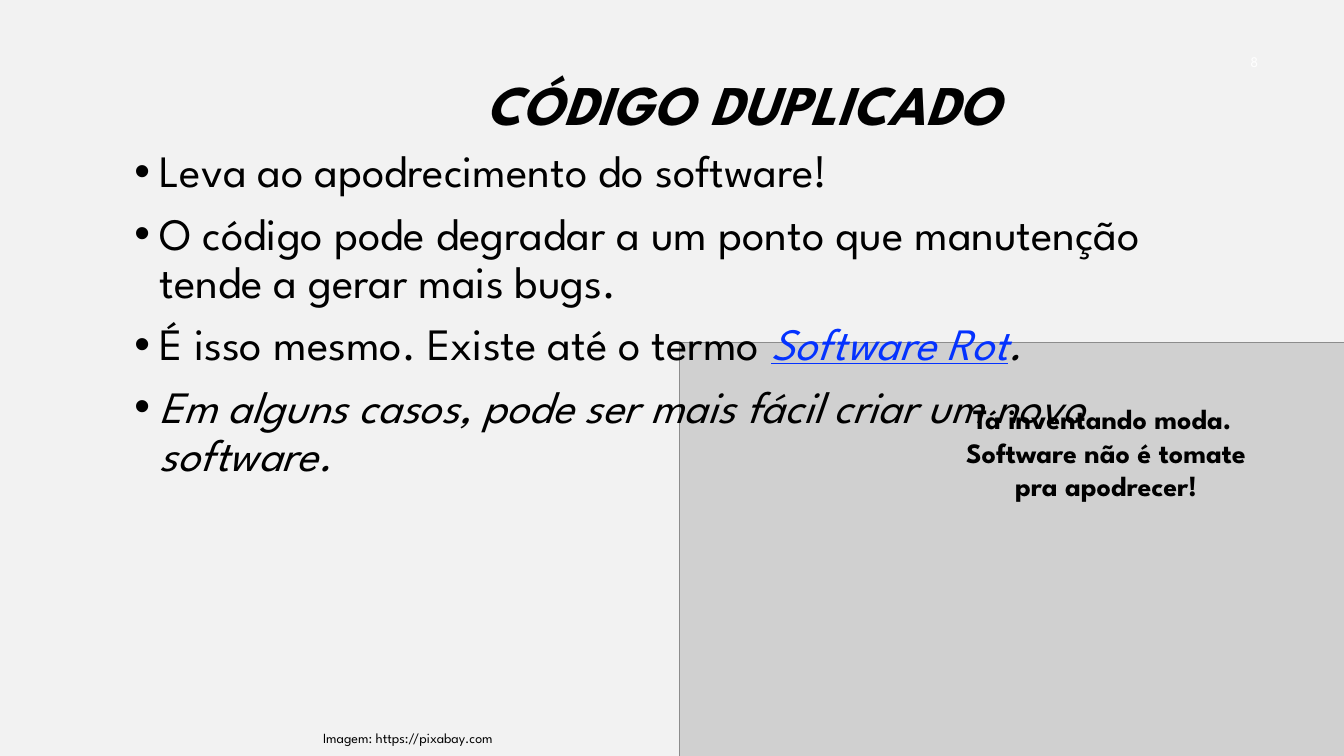
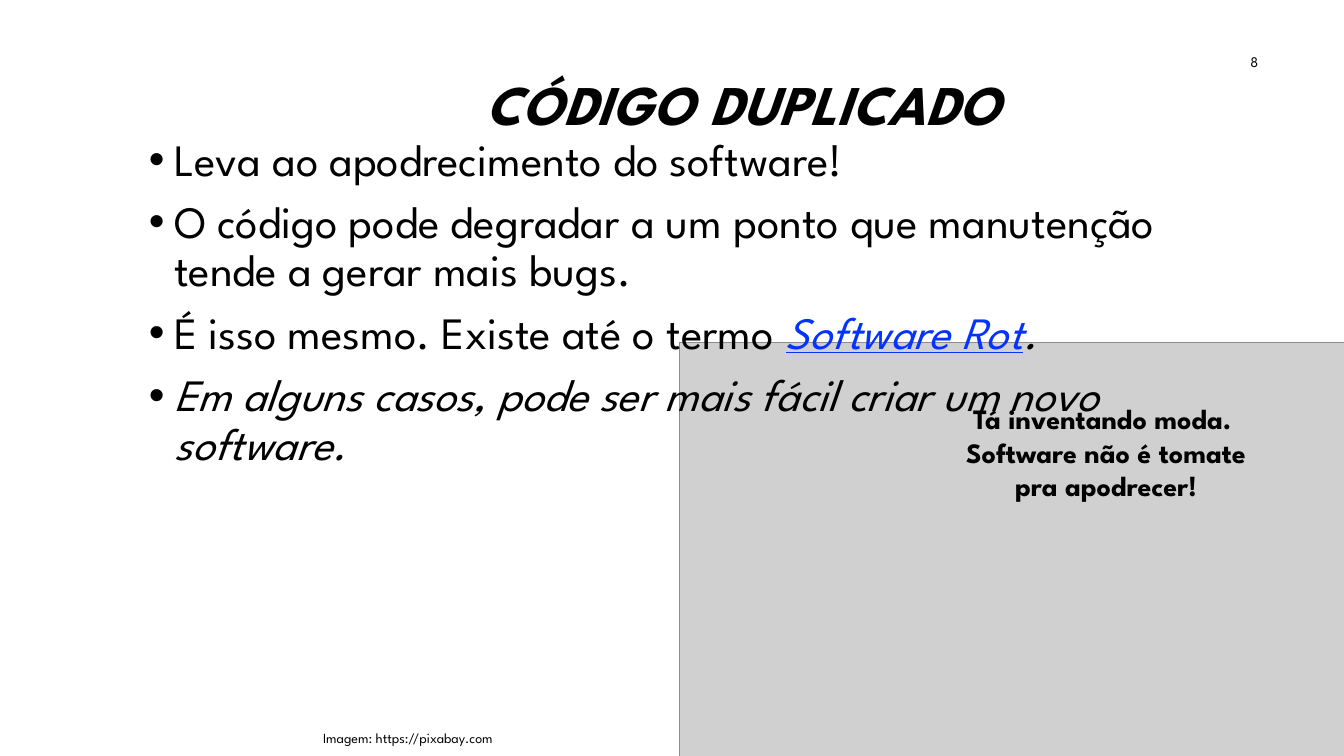
Before and after one commit to iftopalmas/testes-de-software, a slide deck: slide 8 of projects/01-introducao-tdd/tdd.pptx. Drawn at 1344x756 pixels with LibreOffice and Linux fonts; fonts in the diff are those of the drawing; grey boxes stand for pictures; background and template pictures are left out. Boxes give left, top, right and bottom in pixels: in the first picture for what was removed or moved away, otherwise in the second. Text is boxed around its words. In the diff, an @@ line names an element or a change of style, - is before the commit and + after.

```diff
--- a/projects/01-introducao-tdd/tdd.pptx
+++ b/projects/01-introducao-tdd/tdd.pptx
@@ background #F2F2F2 to #FFFFFF @@
@@ page number at bbox=[1250, 57, 1258, 67]: text colour #FFFFFF to #000000 @@
@@ text "Leva ao apodrecimento do software!": place and size @@
-text "Leva ao apodrecimento do software!" at bbox=[160, 155, 1139, 472]
+text "Leva ao apodrecimento do software!" at bbox=[174, 144, 1154, 461]
```
Also in this commit, not shown: 31 other slides changed, 1 slide added, 1 other file.
